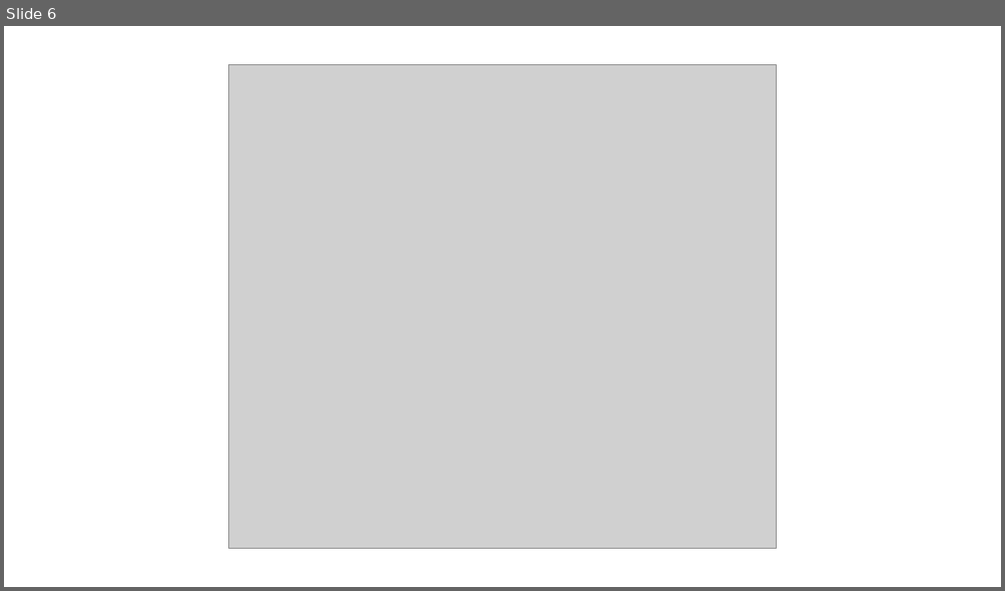
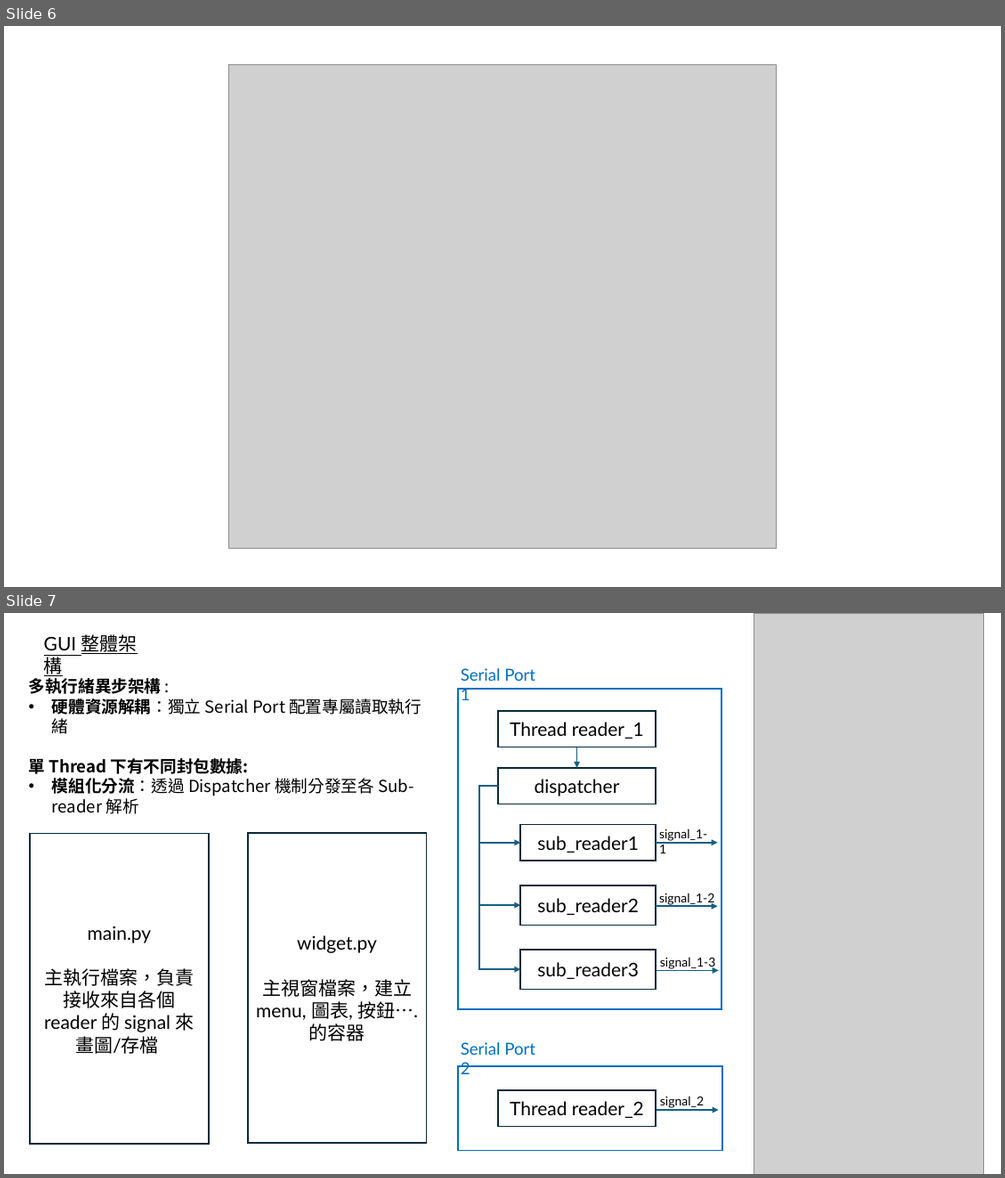
Before and after one commit to adamShiau/adamShiau_Python, a slide deck: Aegiverse_GUI/HINS/HINS_Ver3.0/doc/架構.pptx. Shown one above the other, each under a label of ours: slide 6 before the commit, slides 6 and 7 after it. The pictures are 1005x591 and 1005x1178 pixels, drawn with LibreOffice and Linux fonts; fonts in the diff are those of the drawing; grey boxes stand for pictures. Boxes give left, top, right and bottom in pixels: in the first picture for what was removed or moved away, otherwise in the second. Text is boxed around its words. In the diff, an @@ line names an element or a change of style, - is before the commit and + after.

```diff
--- a/Aegiverse_GUI/HINS/HINS_Ver3.0/doc/架構.pptx
+++ b/Aegiverse_GUI/HINS/HINS_Ver3.0/doc/架構.pptx
@@ slide 7 added at [4, 613, 1001, 1174], background #FFFFFF @@
@@ text added at [44, 634, 138, 677], 18 pt, text #000000, underline @@
+GUI 整體架構
@@ picture added at [754, 613, 984, 1174] @@
@@ text added at [29, 675, 421, 814], 16 pt, text #000000 @@
+多執行緒異步架構 :
+• 硬體資源解耦：獨立 Serial Port 配置專屬讀取執行緒
+單 Thread 下有不同封包數據:
+• 模組化分流：透過 Dispatcher 機制分發至各 Sub-reader 解析
@@ rectangle added at [30, 834, 209, 1144], fill #FFFFFF, outline #092A39 1.5 pt, 18 pt, text #000000 @@
+main.py
+主執行檔案，負責接收來自各個 reader 的 signal 來畫圖/存檔
@@ rectangle added at [248, 833, 427, 1143], fill #FFFFFF, outline #092A39 1.5 pt, 18 pt, text #000000 @@
+widget.py
+主視窗檔案，建立 menu, 圖表, 按鈕….的容器
@@ group added at [458, 668, 722, 1009]: 6 rectangles, 4 arrows, 4 texts, 3 elbow arrows @@
+sub_reader1
+sub_reader2
+sub_reader3
+dispatcher
+Thread reader_1
+Serial Port 1
+signal_1-1
+signal_1-2
+signal_1-3
@@ group added at [458, 1042, 722, 1151]: 2 rectangles, 2 texts, 1 arrow @@
+Thread reader_2
+Serial Port 2
+signal_2
```
Also in this commit, not shown: 3 other slides added, 1 slide removed, 3 other files.
